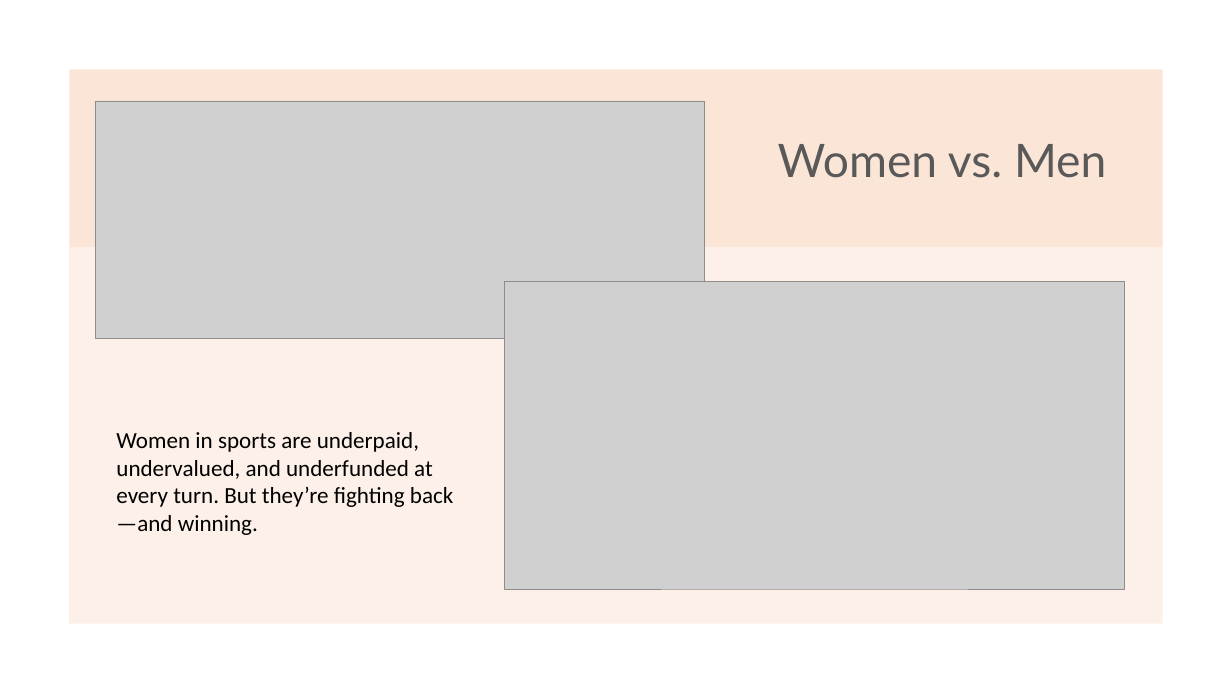
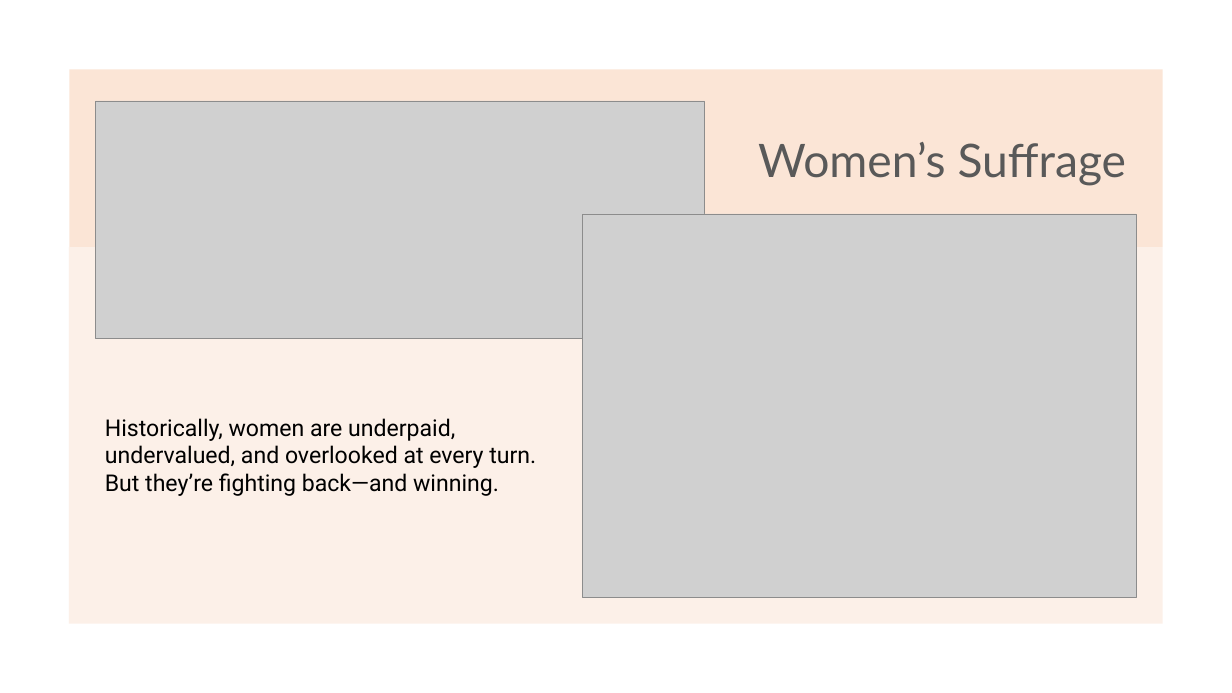
Before and after one commit to fhelms8/Git_Sum_Group_Prj, a slide deck: slide 5 of OlympicWomen2.pptx (slide 2 before the commit). Drawn at 1232x693 pixels with LibreOffice and Linux fonts; fonts in the diff are those of the drawing; grey boxes stand for pictures. Boxes give left, top, right and bottom in pixels: in the first picture for what was removed or moved away, otherwise in the second. Text is boxed around its words. In the diff, an @@ line names an element or a change of style, - is before the commit and + after.

Commit message:
Powerpoint edits

```diff
--- a/OlympicWomen2.pptx
+++ b/OlympicWomen2.pptx
@@ title at [758, 142, 1127, 186]: text changed @@
-Women vs. Men
+Women’s Suffrage
@@ picture: place and size @@
-picture at [505, 282, 1125, 590]
+picture at [582, 214, 1136, 598]
@@ text at [105, 418, 536, 496]: text changed; font Calibri to Roboto @@
-Women in sports are underpaid, undervalued, and underfunded at every turn. But they’re fighting back—and winning.
+Historically, women are underpaid, undervalued, and overlooked at every turn. But they’re fighting back—and winning.
```
Also in this commit, not shown: 2 other slides changed, 5 slides added, 1 slide removed.
